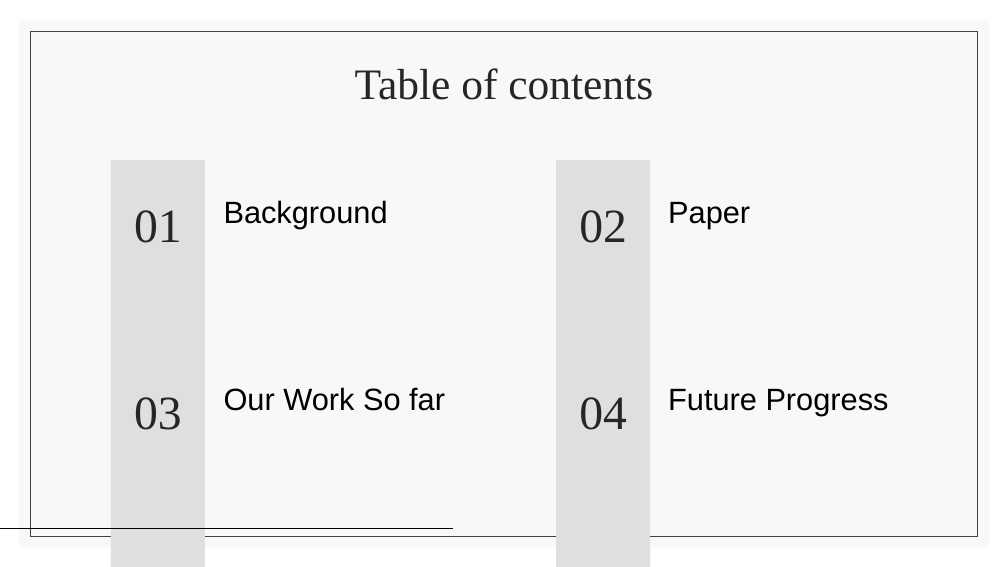
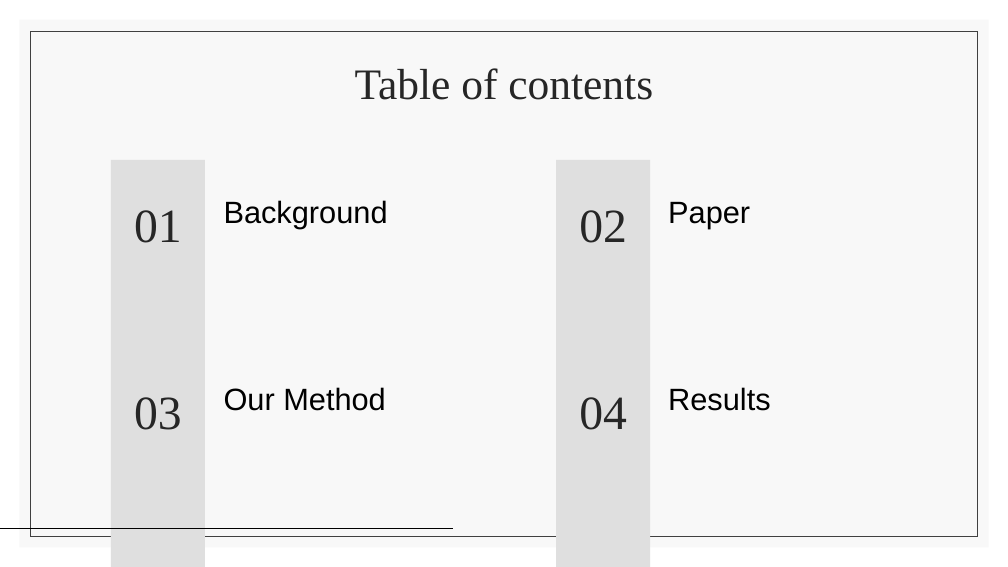
Before and after one commit to liordvir/AOTV, a slide deck: slide 2 of updated_presentation.pptx. Drawn at 1008x567 pixels with LibreOffice and Linux fonts; fonts in the diff are those of the drawing. Boxes give left, top, right and bottom in pixels: in the first picture for what was removed or moved away, otherwise in the second. Text is boxed around its words. In the diff, an @@ line names an element or a change of style, - is before the commit and + after.

```diff
--- a/updated_presentation.pptx
+++ b/updated_presentation.pptx
@@ subtitle at (224,387,386,411): text changed @@
-Our Work So far
+Our Method
@@ subtitle at (668,387,771,411): text changed @@
-Future Progress
+Results
```
Also in this commit, not shown: 5 other slides changed, 1 slide added, 1 slide removed.
